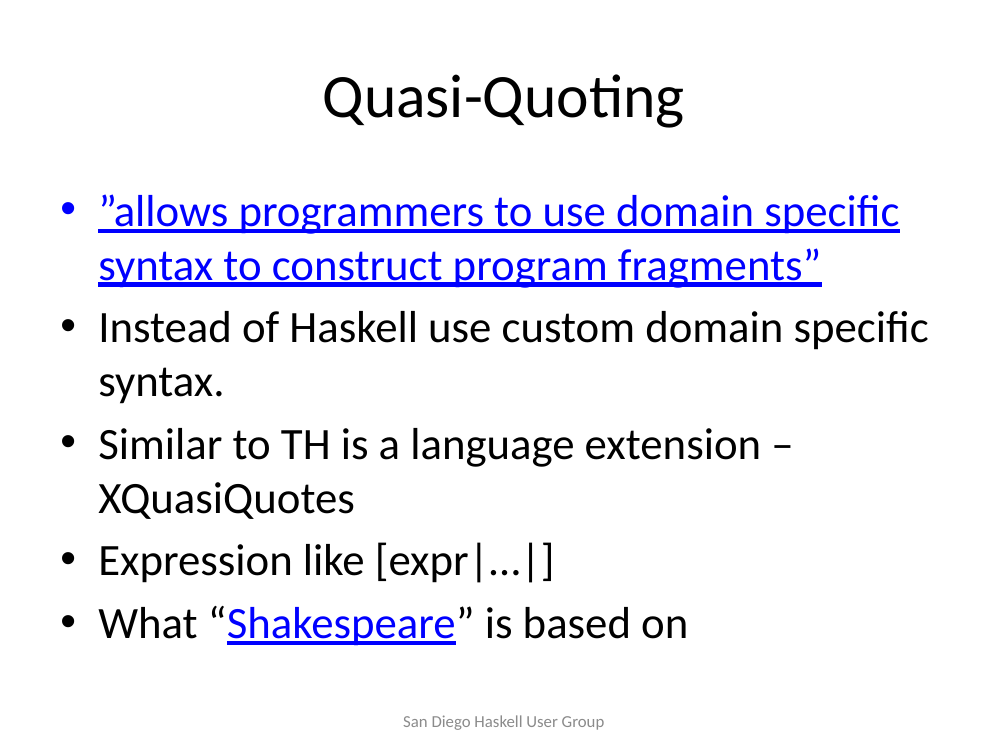
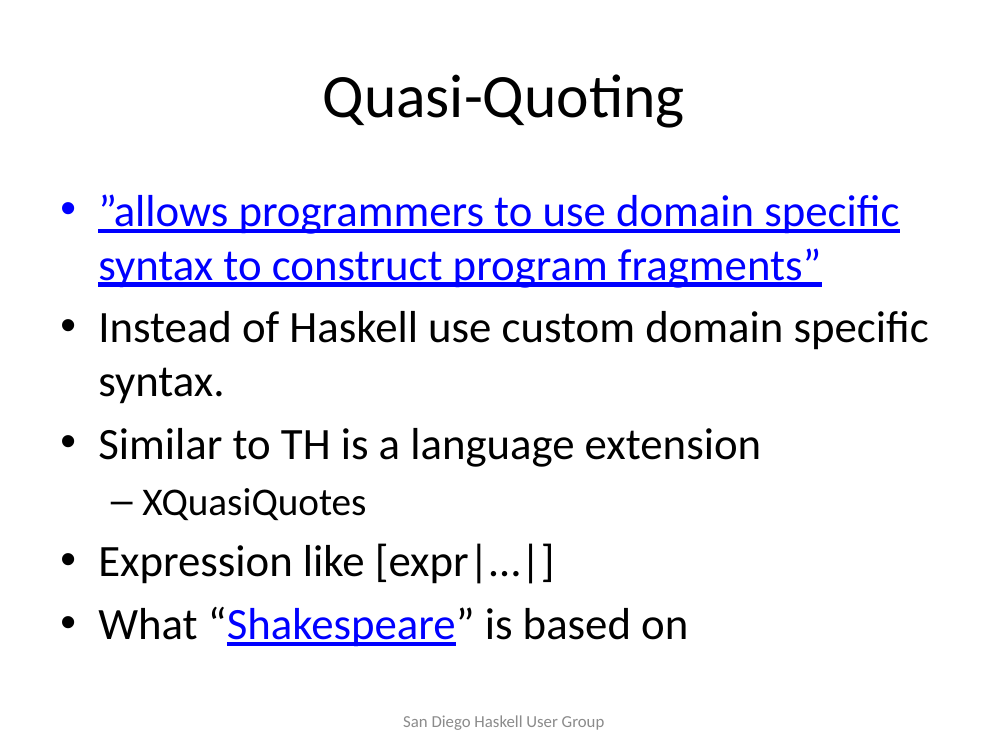
Before and after one commit to ahorjia/MiscHaskell, a slide deck: slide 12 of TH/THPresentation.pptx. Drawn at 1008x756 pixels with LibreOffice and Linux fonts; fonts in the diff are those of the drawing. Boxes give left, top, right and bottom in pixels: in the first picture for what was removed or moved away, otherwise in the second. Text is boxed around its words. In the diff, an @@ line names an element or a change of style, - is before the commit and + after.

```diff
--- a/TH/THPresentation.pptx
+++ b/TH/THPresentation.pptx
@@ text at box(98, 428, 761, 521): text changed @@
-• Similar to TH is a language extension –XQuasiQuotes
+• Similar to TH is a language extension
+  – XQuasiQuotes
```
Also in this commit, not shown: 1 other slide changed, 1 slide added, 2 other files.
